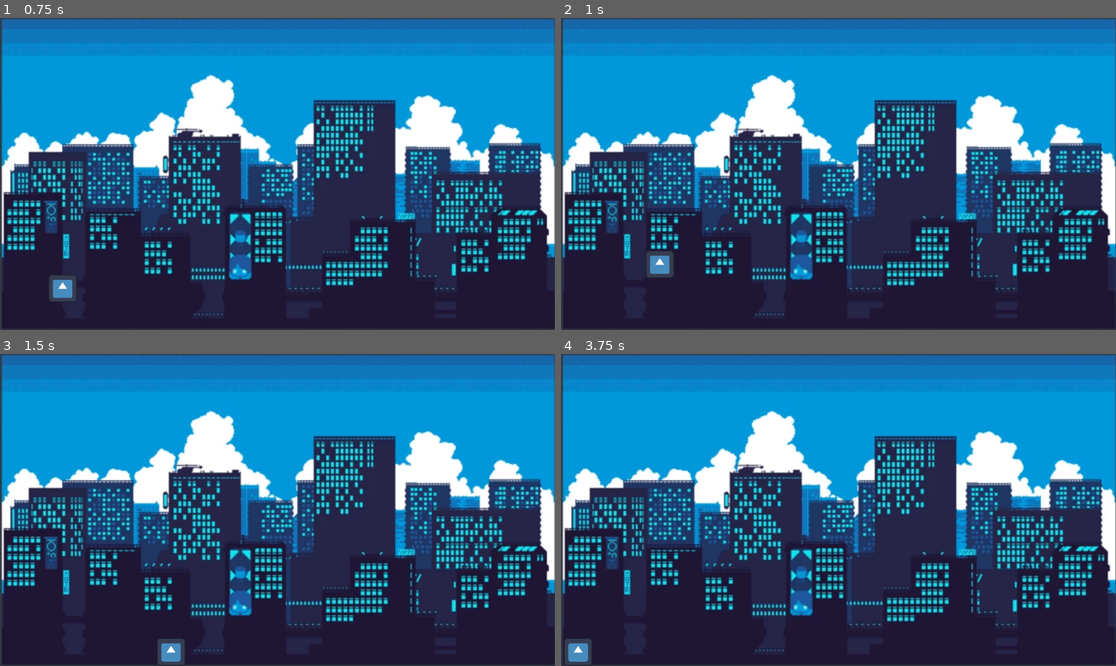
Above: before the commit, frames 1-4 (two rows, left to right).
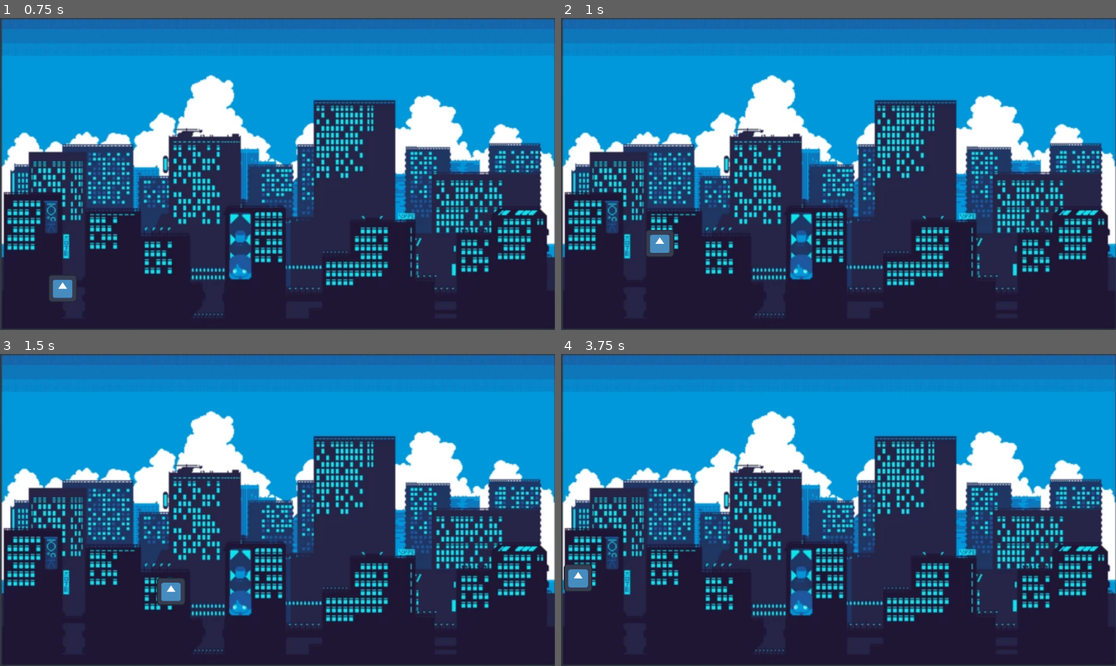
Above: after the commit, the same moments.

Repository: Lux2739/game-jam-2026
Game: Godot game, scene res://scenes/level_1.tscn
Two runs of this game, one before a commit and one after it. Both use one fixed random seed, a clock stepped at 60 frames per second and the inputs below. This scene is started directly instead of the project's main scene. The engine's default icon, where the game draws it, is replaced by a stand-in: a white triangle on a blue panel in a dark square.
Inputs:
- Up to frame 1 (0.75 s): tap Enter at 0.5 s; hold Right (ui_right) from 0.53 s (still down); tap Up (ui_up) at 0.6 s
- Up to frame 2 (1 s): keep holding Right (ui_right); tap Up (ui_up) at 0.77 s
- Up to frame 3 (1.5 s): keep holding Right (ui_right); tap Up (ui_up) at 1.07, 1.35 s
- Up to frame 4 (3.75 s): tap Up (ui_up) at 1.52, 1.82, 2.1, 2.85, 3.02, 3.32, 3.6 s; release Right (ui_right) at 2.03 s; hold Left (ui_left) from 2.03 s (still down)

Frame 1 is identical in both runs. In frame 2, 0.7% of the frame differs, in the area x 15-21%, y 67-84%; in frame 3, 0.8%; in frame 4, 0.8%, in the area x 0-6%, y 67-100%.

Commit message:
ajout double saut

Diff:
--- a/scenes/player.gd
+++ b/scenes/player.gd
@@ -4,6 +4,7 @@
 @export var speed: float = 300          # Vitesse de déplacement
 @export var jump_velocity: float = -500
 @export var gravity: float = 1200       # Gravité
+var double_jump: int = 1;
 
 func _physics_process(delta):
 	# ----- Mouvement horizontal -----
@@ -20,6 +21,12 @@
 	# ----- Saut -----
 	if Input.is_action_just_pressed("ui_up") and is_on_floor():
 		velocity.y = jump_velocity
+		double_jump = 1
+
+	if Input.is_action_just_pressed("ui_up") and !is_on_floor():
+		if double_jump==1:
+			double_jump = 0
+			velocity.y = jump_velocity
 
 	# ----- Appliquer mouvement -----
 	move_and_slide()
